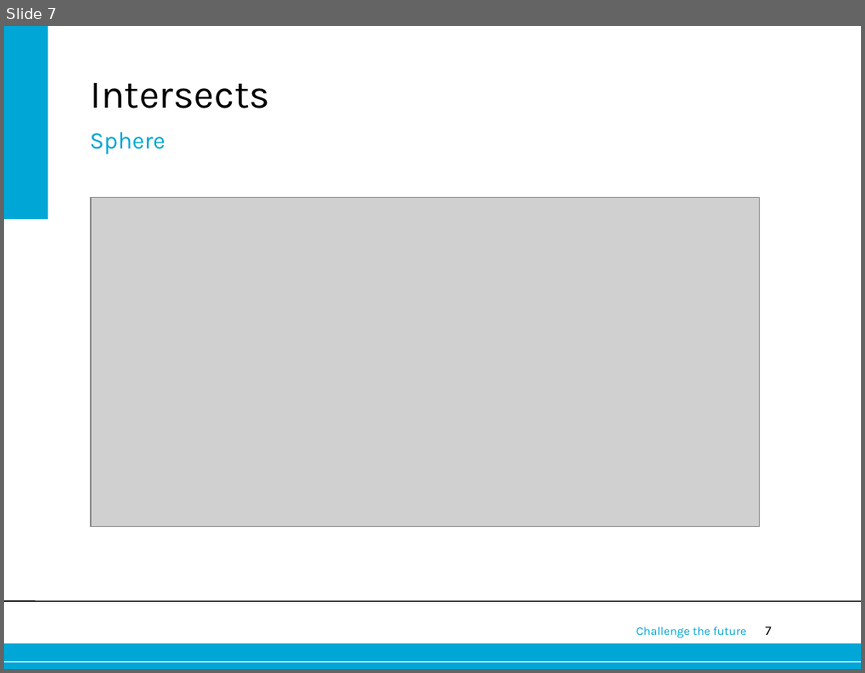
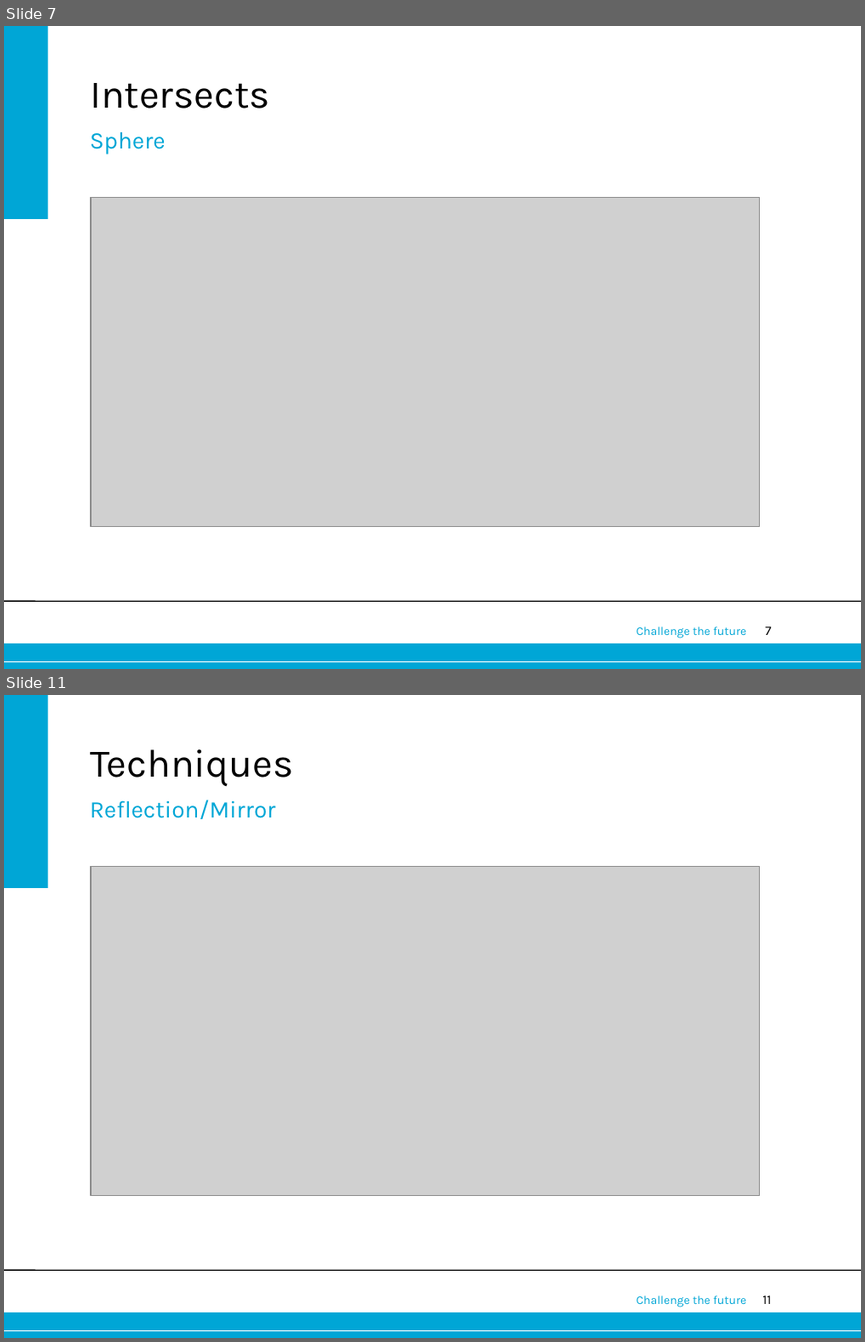
Before and after one commit to wmorssink/raytracert, a slide deck: RayTracing.ppt. Shown one above the other, each under a label of ours: slide 7 before the commit, slides 7 and 11 after it; the slides between them are not shown. The pictures are 865x673 and 865x1342 pixels, drawn with LibreOffice and Linux fonts; fonts in the diff are those of the drawing; grey boxes stand for pictures; background and template pictures are left out. Boxes give left, top, right and bottom in pixels: in the first picture for what was removed or moved away, otherwise in the second. Text is boxed around its words. In the diff, an @@ line names an element or a change of style, - is before the commit and + after.

```diff
--- a/RayTracing.ppt
+++ b/RayTracing.ppt
@@ slide 11 added at box(4, 695, 861, 1338), background #FFFFFF; not listed: 6 template elements that a slide beside it also shows @@
@@ title added at box(90, 749, 293, 786), 33 pt, text #000000 @@
+Techniques
@@ text added at box(90, 800, 276, 819), 20 pt, text #00A6D6 @@
+Reflection/Mirror
@@ picture added at box(91, 867, 760, 1196) @@
```
Also in this commit, not shown: 7 other slides added.
